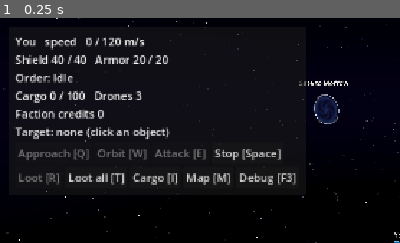
Above: before the commit, frame 1.
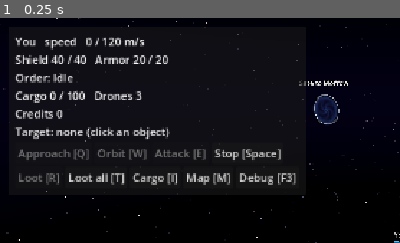
Above: after the commit, the same moment.

Repository: Sairef/stellar-ranger-new
Game: Godot game, scene res://scenes/systems/home_system.tscn
The game is run twice, just before and just after one commit, with the same random seed, the same clock (stepped at 60 frames per second) and the same inputs.
Inputs:
- Up to frame 1 (0.25 s): no input
The pictures show only the part of the screen within x 0-50%, y 0-50%; the shares and areas given below are measured in that part.

The runs differ from the first frame. In frame 1, 0.6% of the frame differs, in the area x 4-26%, y 40-45%.

Commit message:
One galactic currency: credits instead of faction credits
- Concept: money is one currency for the whole galaxy, the credit; there
  are no per-faction currencies (EVE's loyalty points moved to "what we
  leave"). Helping a faction raises reputation with it and pays credits.
- Code: PlayerController.faction_credits / faction_credits_earned are now
  credits / credits_earned; the HUD shows "Credits N".

Diff:
--- a/src/player/player_controller.gd
+++ b/src/player/player_controller.gd
@@ -19,9 +19,9 @@
 ## It never overrides an order the player gave, and after Stop the ship does not go back for the
 ## target it was fighting: only a hostile it has not fought yet starts a new attack.
 ##
-## Faction credits (placeholder faction currency): +1 for every destroyed enemy the player's
-## ship fired at, whoever finished it off (see docs/combat_rewards.md). One number for now:
-## no factions, reputation or shop yet.
+## Credits (the one galactic currency, placeholder reward): +1 for every destroyed enemy the
+## player's ship fired at, whoever finished it off (see docs/combat_rewards.md). No real
+## factions, reputation or shop yet.
 ##
 ## The player sees what is inside wrecks only once the ship or one of its drones comes within
 ## Wreck.INSPECT_RANGE. When looting stops because the hold is full, `hold_full` is emitted
@@ -30,8 +30,8 @@
 signal selection_changed(target: Node3D)
 ## A loot order stopped because the hold has no room left.
 signal hold_full
-## Faction credits were earned for destroying `enemy`.
-signal faction_credits_earned(amount: int, enemy: String)
+## Credits were earned for destroying `enemy`.
+signal credits_earned(amount: int, enemy: String)
 
 ## The player's ship, or null while there is none (e.g. destroyed).
 @export var ship: Ship:
@@ -52,8 +52,8 @@
 ## Distance from the target's surface for the Orbit command, in meters.
 @export var orbit_distance := 100.0
 
-## See "Faction credits" above.
-var faction_credits := 0
+## See "Credits" above.
+var credits := 0
 ## The selected object, or null.
 var selected: Node3D:
 	get:
@@ -251,8 +251,8 @@
 	var own := ship
 	if own == null or not own.is_hostile_to(victim):
 		return  # Only enemies count: shooting down a neutral earns nothing.
-	faction_credits += 1
-	faction_credits_earned.emit(1, victim.display_name)
+	credits += 1
+	credits_earned.emit(1, victim.display_name)
 
 
 ## Once the loot order has ended (its drones are back), tells whether the hold got full.
--- a/src/ui/hud.gd
+++ b/src/ui/hud.gd
@@ -1,7 +1,7 @@
 class_name Hud
 extends CanvasLayer
 
-## Minimal flight HUD: ship status, faction credits, selected target, command buttons and
+## Minimal flight HUD: ship status, credits, selected target, command buttons and
 ## controls help, the list of hostile ships (HostileList), a banner with the system's alert
 ## state and announcements (see SystemSecurity), the cargo window (I, or by itself when looting
 ## stops because the hold is full) and the tactical map (M, TacticalMap).
@@ -20,7 +20,7 @@
 const BANNER_BOTTOM := 48.0
 const ALERT_COLOR := Color(1.0, 0.45, 0.35)
 const CALM_COLOR := Color(0.6, 1.0, 0.6)
-## Seconds the last faction credits reward stays on screen.
+## Seconds the last credits reward stays on screen.
 const REWARD_NOTE_TIME := 4.0
 ## Room left for the controls help line at the bottom, in pixels.
 const HELP_LINE_HEIGHT := 32.0
@@ -78,7 +78,7 @@
 	add_child(_cargo_window)
 	_cargo_window.set_anchors_and_offsets_preset(Control.PRESET_CENTER_LEFT, Control.PRESET_MODE_MINSIZE, 12)
 	controller.hold_full.connect(func() -> void: _cargo_window.open(CargoWindow.HOLD_FULL_NOTE))
-	controller.faction_credits_earned.connect(func(amount: int, enemy: String) -> void:
+	controller.credits_earned.connect(func(amount: int, enemy: String) -> void:
 		_reward_note = "+%d for %s" % [amount, enemy]
 		_reward_note_time = REWARD_NOTE_TIME)
 
@@ -156,7 +156,7 @@
 		lines.append(cargo_line)
 	else:
 		lines.append("Your ship has been destroyed")
-	var credits_line := "Faction credits %d" % controller.faction_credits
+	var credits_line := "Credits %d" % controller.credits
 	if _reward_note_time > 0.0:
 		credits_line += "   %s" % _reward_note
 	lines.append(credits_line)
--- a/tests/combat_checks.gd
+++ b/tests/combat_checks.gd
@@ -24,7 +24,7 @@
 	await _pirate_meets_armed_trader()
 	await _combat_sandbox_scene()
 	await _auto_engage()
-	await _faction_credits()
+	await _credits()
 	await _hostile_list()
 	_check(_errors.errors.is_empty(), "no errors during the run %s" % _errors.errors)
 	print("\n%d passed, %d failed" % [_passed, _failed])
@@ -192,11 +192,11 @@
 	await _end()
 
 
-## Faction credits (placeholder): every ship that fired at a destroyed enemy shares the reward,
+## Credits (placeholder): every ship that fired at a destroyed enemy shares the reward,
 ## and the player gets +1, whoever finished the enemy off. A kill the player took no part in
 ## earns nothing, and neither does shooting down a neutral.
-func _faction_credits() -> void:
-	_begin("Faction credits: everyone who fired at a destroyed enemy")
+func _credits() -> void:
+	_begin("Credits: everyone who fired at a destroyed enemy")
 	var sandbox := load("res://scenes/sandbox/combat_sandbox.tscn").instantiate() as CombatSandbox
 	_world.add_child(sandbox)
 	var controller := sandbox.controller
@@ -214,12 +214,12 @@
 	_check(time > 0.0, "the player and an ally shoot the pirate down (%.1f s)" % time)
 	_check(shares["You"] == 1 and shares["Ally"] == 1,
 			"both of them took part and share the reward (%s)" % shares)
-	_check(controller.faction_credits == 1, "the player earned 1 faction credit (%d)" % controller.faction_credits)
+	_check(controller.credits == 1, "the player earned 1 credit (%d)" % controller.credits)
 
 	var far := _spawn_ship("Far pirate", player.global_position + Vector3(0, 0, 5000), Factions.PIRATE)
 	far.take_hit(100.0, null)
-	_check(controller.faction_credits == 1, "a kill the player took no part in earns nothing (%d)"
-			% controller.faction_credits)
+	_check(controller.credits == 1, "a kill the player took no part in earns nothing (%d)"
+			% controller.credits)
 
 	var bystander := _spawn_ship("Bystander", player.global_position + Vector3(0, 0, 200), Factions.NEUTRAL)
 	bystander.get_weapon().enabled = false
@@ -229,8 +229,8 @@
 	controller.attack_selected()
 	target = ObjectRef.to(bystander)
 	time = await _simulate(30.0, func() -> bool: return target.resolve() == null)
-	_check(time > 0.0 and shares["You"] == 2 and controller.faction_credits == 1,
-			"shooting down a neutral earns nothing (%d credits)" % controller.faction_credits)
+	_check(time > 0.0 and shares["You"] == 2 and controller.credits == 1,
+			"shooting down a neutral earns nothing (%d credits)" % controller.credits)
 	await _end()
 
 
Not shown, changed: docs/combat_rewards.md
Not shown, changed: docs/concept.md
